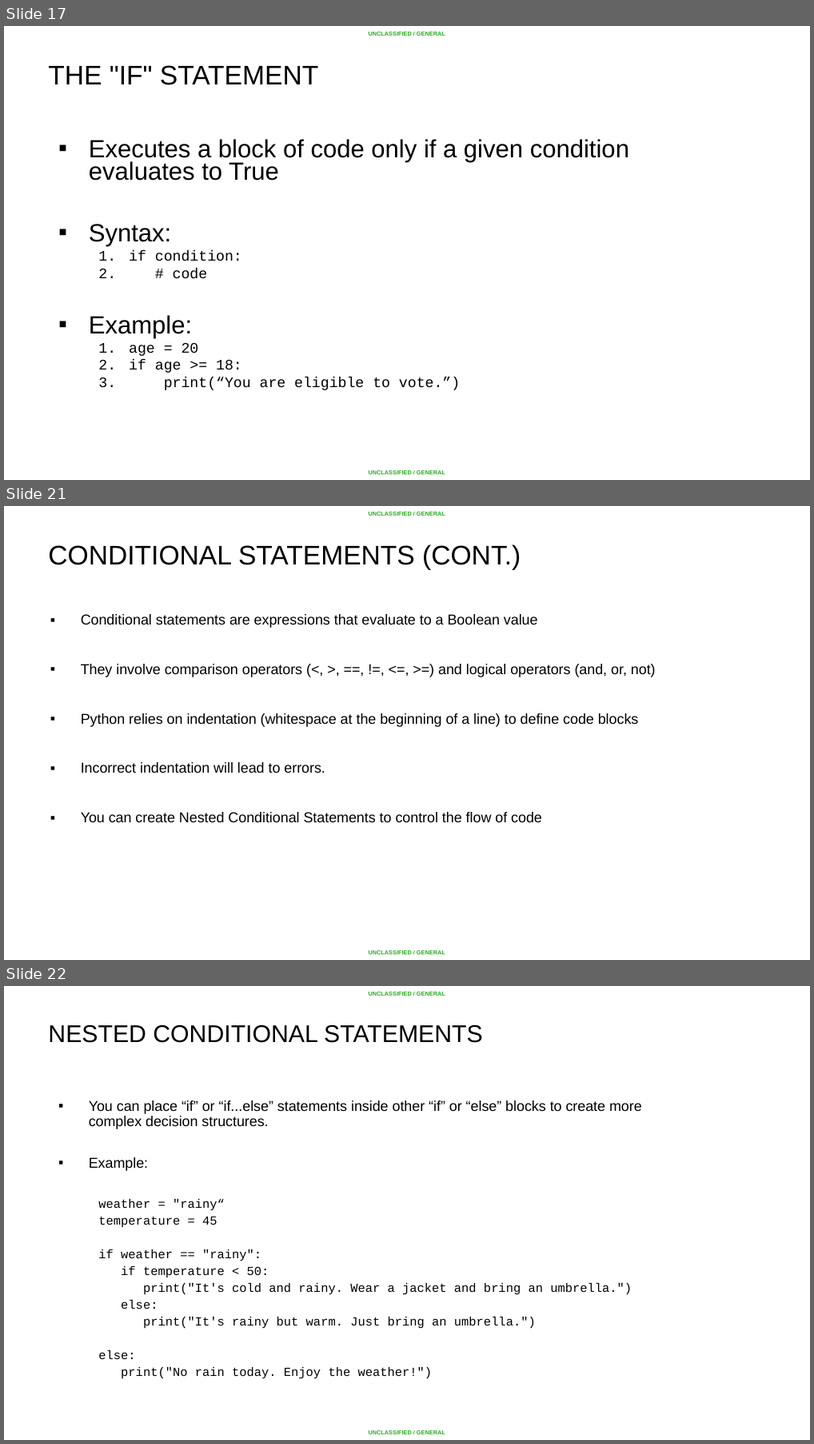
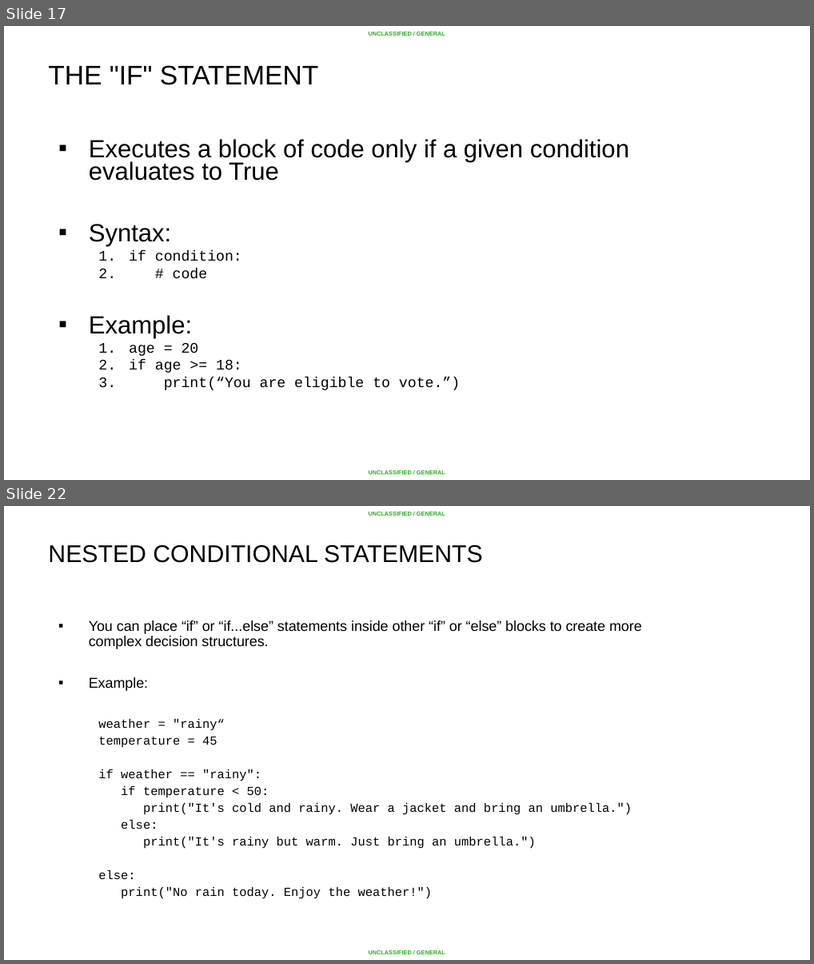
Before and after one commit to ginaavila07-ctrl/summer-course, a slide deck: Python/Lesson 02 - Conditionals and Control Structures/Lesson 02 - Conditional and Control Structures.pptx. Shown one above the other, each under a label of ours: slides 17, 21 and 22 before the commit, slides 17 and 22 after it; the slides between them are not shown. The pictures are 814x1444 and 814x964 pixels, drawn with LibreOffice and Linux fonts; fonts in the diff are those of the drawing; background and template pictures are left out. Boxes give left, top, right and bottom in pixels: in the first picture for what was removed or moved away, otherwise in the second. Text is boxed around its words. In the diff, an @@ line names an element or a change of style, - is before the commit and + after.

```diff
--- a/Python/Lesson 02 - Conditionals and Control Structures/Lesson 02 - Conditional and Control Structures.pptx
+++ b/Python/Lesson 02 - Conditionals and Control Structures/Lesson 02 - Conditional and Control Structures.pptx
@@ slide 21 removed at <box>4,506,810,960</box>, background #FFFFFF; not listed: 2 template elements that a slide beside it also shows @@
@@ title removed at <box>48,544,521,570</box> @@
-CONDITIONAL STATEMENTS (CONT.)
@@ text removed at <box>81,614,656,822</box> @@
-▪ Conditional statements are expressions that evaluate to a Boolean value
-▪ They involve comparison operators (<, >, ==, !=, <=, >=) and logical operators (and, or, not)
-▪ Python relies on indentation (whitespace at the beginning of a line) to define code blocks
-▪ Incorrect indentation will lead to errors.
-▪ You can create Nested Conditional Statements to control the flow of code
```
Also in this commit, not shown: 4 slides changed, 1 slide added, 10 other files.
